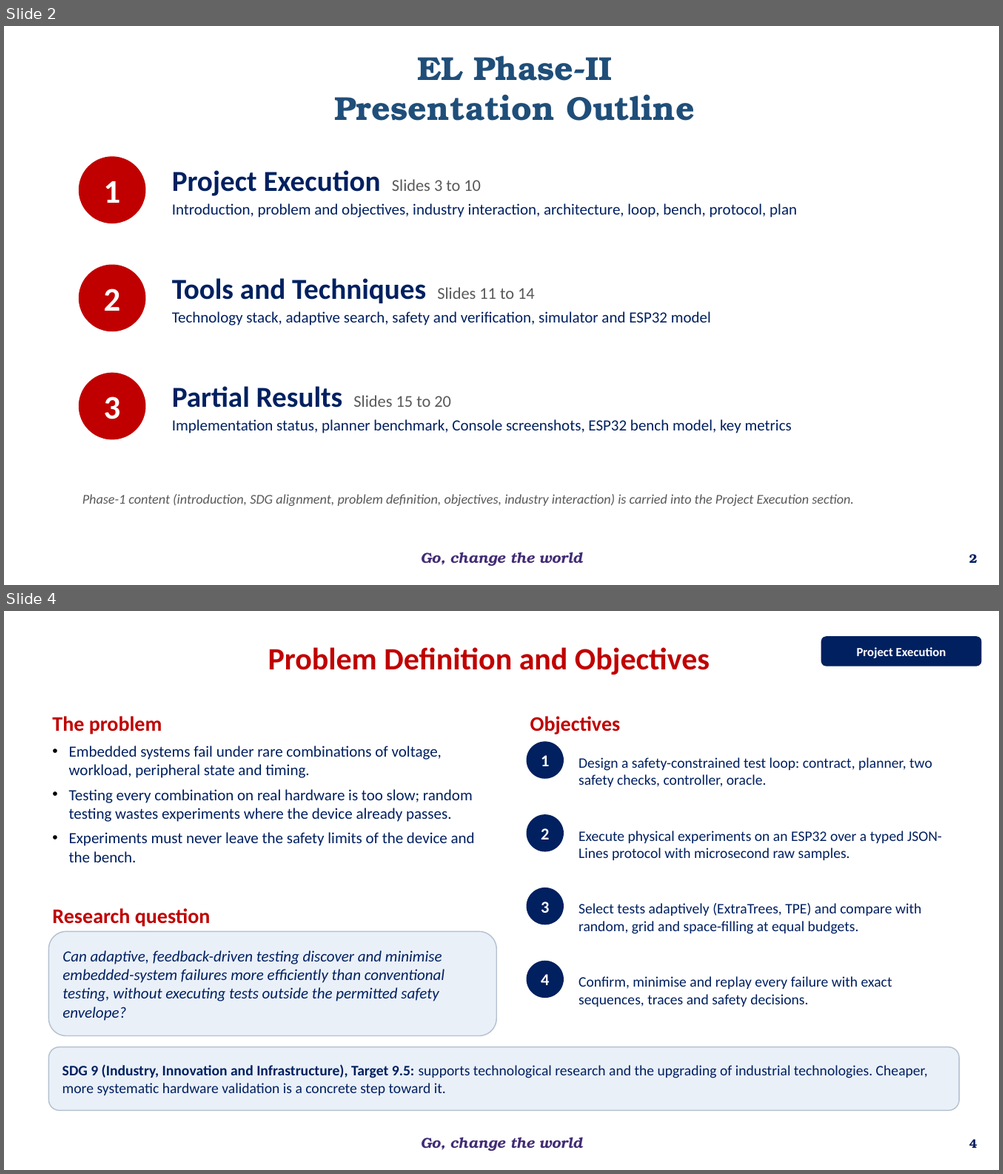
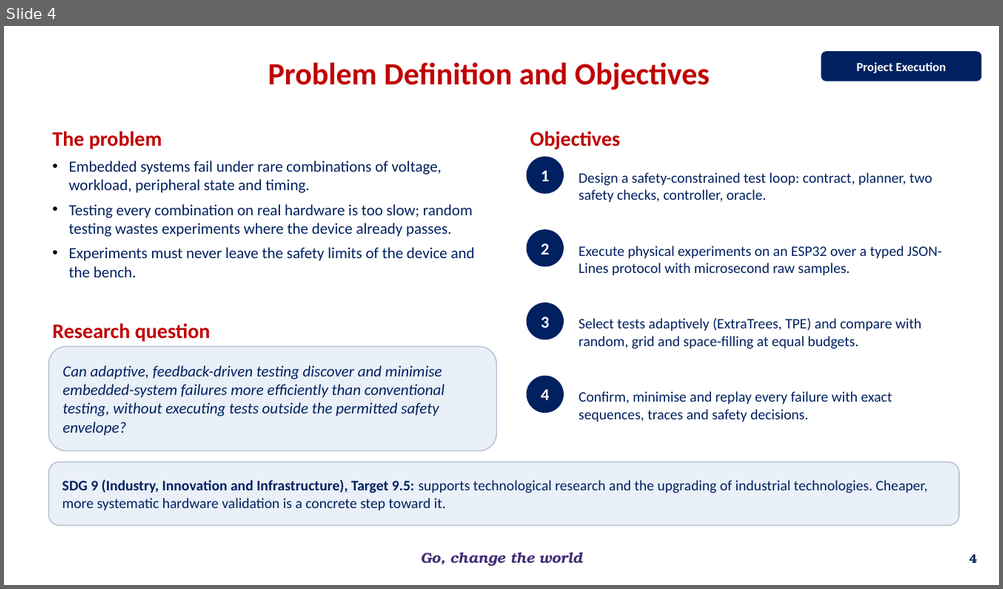
Before and after one commit to overclocked-2124/ChipCheck, a slide deck: docs/presentation/AI-Driven Adaptive Physical Testing for Embedded Systems - Phase 2.pptx. Shown one above the other, each under a label of ours: slides 2 and 4 before the commit, slide 4 after it; the slides between them are not shown. The pictures are 1003x1174 and 1003x589 pixels, drawn with LibreOffice and Linux fonts; fonts in the diff are those of the drawing; background and template pictures are left out. Boxes give left, top, right and bottom in pixels: in the first picture for what was removed or moved away, otherwise in the second. Text is boxed around its words. In the diff, an @@ line names an element or a change of style, - is before the commit and + after.

```diff
--- a/docs/presentation/AI-Driven Adaptive Physical Testing for Embedded Systems - Phase 2.pptx
+++ b/docs/presentation/AI-Driven Adaptive Physical Testing for Embedded Systems - Phase 2.pptx
@@ slide 2 removed at [4,26,999,585], background #FFFFFF; not listed: 1 template element that a slide beside it also shows @@
@@ rectangle removed at [182,33,847,141] @@
-EL Phase-II
-Presentation Outline
@@ ellipse removed at [79,156,146,224] @@
-1
@@ text removed at [172,170,797,218] @@
-Project Execution Slides 3 to 10
-Introduction, problem and objectives, industry interaction, architecture, loop, bench, protocol, plan
@@ ellipse removed at [79,265,146,332] @@
-2
@@ text removed at [172,278,711,326] @@
-Tools and Techniques Slides 11 to 14
-Technology stack, adaptive search, safety and verification, simulator and ESP32 model
@@ ellipse removed at [79,373,146,440] @@
-3
@@ text removed at [172,386,791,434] @@
-Partial Results Slides 15 to 20
-Implementation status, planner benchmark, Console screenshots, ESP32 bench model, key metrics
@@ text removed at [82,494,854,506] @@
-Phase-1 content (introduction, SDG alignment, problem definition, objectives, industry interaction) is carried into the Project Execution section.
@@ page number removed at [969,554,977,563] @@
-2
```
Also in this commit, not shown: 2 slides changed, 2 slides added.
